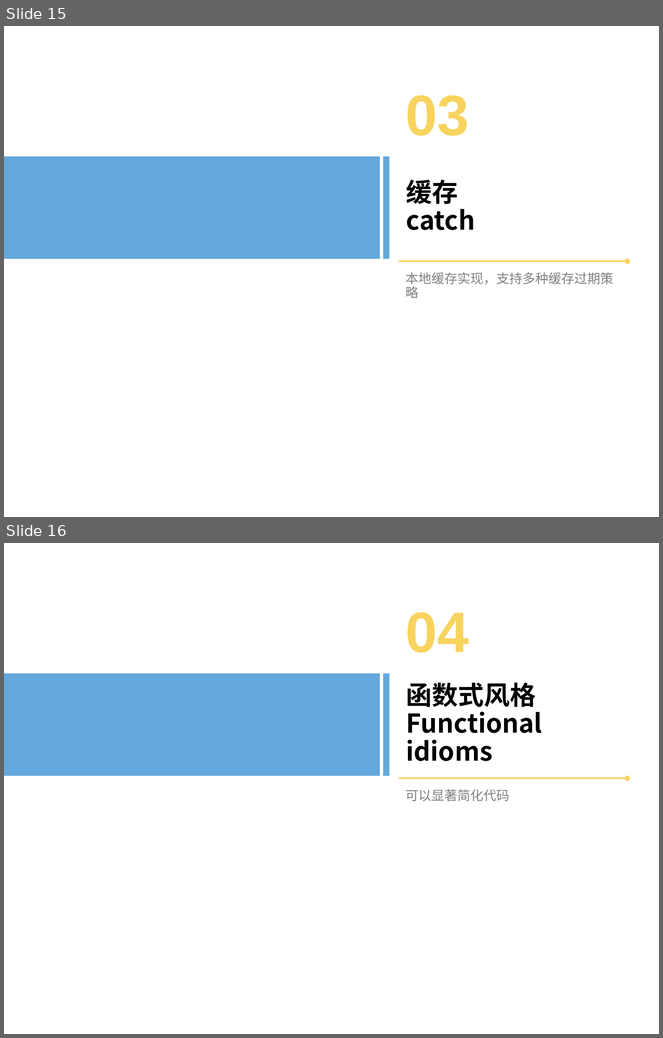
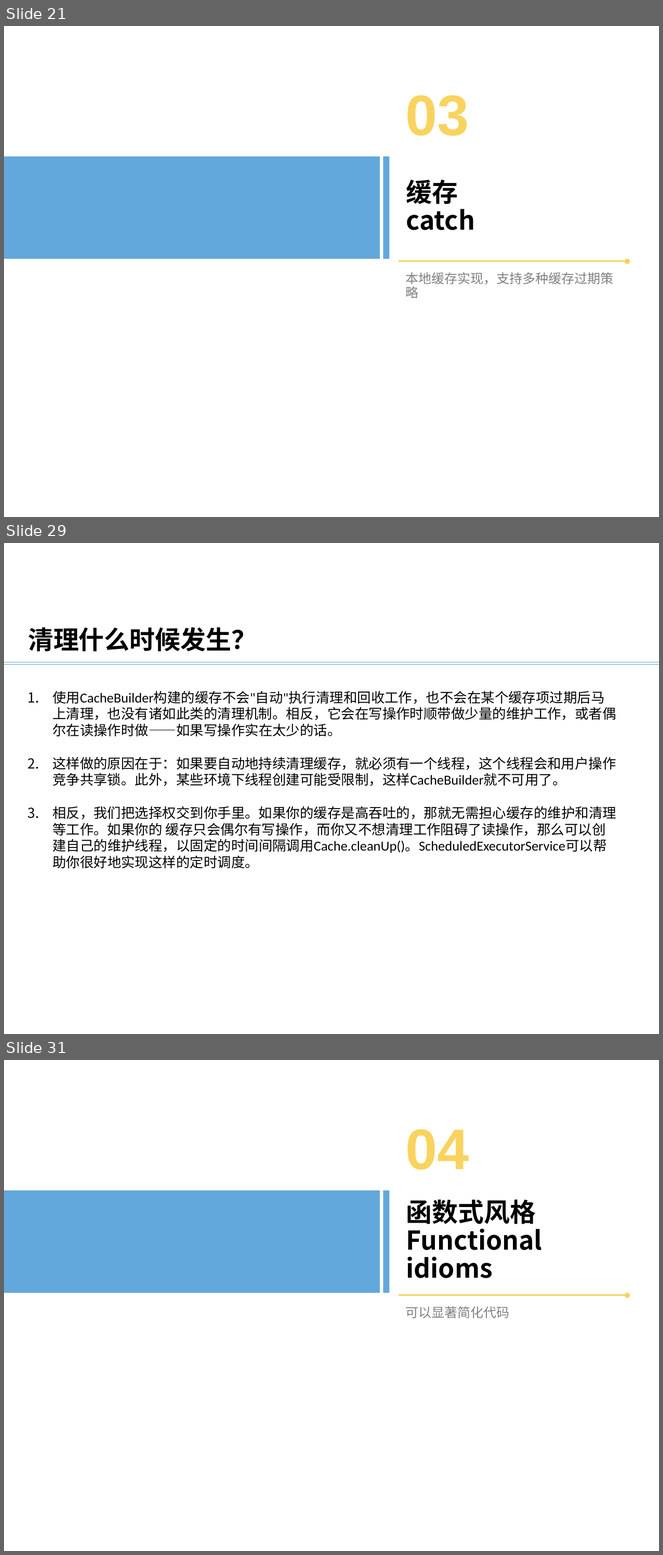
Before and after one commit to bxguo/guava, a slide deck: Guava介绍.pptx. Shown one above the other, each under a label of ours: slides 15 and 16 before the commit, slides 21, 29 and 31 after it; the slides between them are not shown. The pictures are 663x1038 and 663x1555 pixels, drawn with LibreOffice and Linux fonts; fonts in the diff are those of the drawing; background and template pictures are left out. Boxes give left, top, right and bottom in pixels: in the first picture for what was removed or moved away, otherwise in the second. Text is boxed around its words. In the diff, an @@ line names an element or a change of style, - is before the commit and + after.

```diff
--- a/Guava介绍.pptx
+++ b/Guava介绍.pptx
@@ slide 29 added at box(4, 543, 659, 1034), background #FFFFFF @@
@@ text added at box(28, 627, 257, 652), 28 pt, text #000000, bold @@
+清理什么时候发生？
@@ line added from (4, 662) to (659, 662), #5B9BD5 0.5 pt @@
@@ line added from (4, 664) to (659, 664), #5B9BD5 0.5 pt @@
@@ text added at box(52, 691, 617, 869), 15.1 pt, text #000000 @@
+1. 使用CacheBuilder构建的缓存不会"自动"执行清理和回收工作，也不会在某个缓存项过期后马上清理，也没有诸如此类的清理机制。相反，它会在写操作时顺带做少量的维护工作，或者偶尔在读操作时做——如果写操作实在太少的话。
+2. 这样做的原因在于：如果要自动地持续清理缓存，就必须有一个线程，这个线程会和用户操作竞争共享锁。此外，某些环境下线程创建可能受限制，这样CacheBuilder就不可用了。
+3. 相反，我们把选择权交到你手里。如果你的缓存是高吞吐的，那就无需担心缓存的维护和清理等工作。如果你的 缓存只会偶尔有写操作，而你又不想清理工作阻碍了读操作，那么可以创建自己的维护线程，以固定的时间间隔调用Cache.cleanUp()。ScheduledExecutorService可以帮助你很好地实现这样的定时调度。
@@ what was slide 15 is now slide 21 @@
@@ what was slide 16 is now slide 31 @@
```
Also in this commit, not shown: 1 slide changed, 17 other slides added, 3 slides removed.
